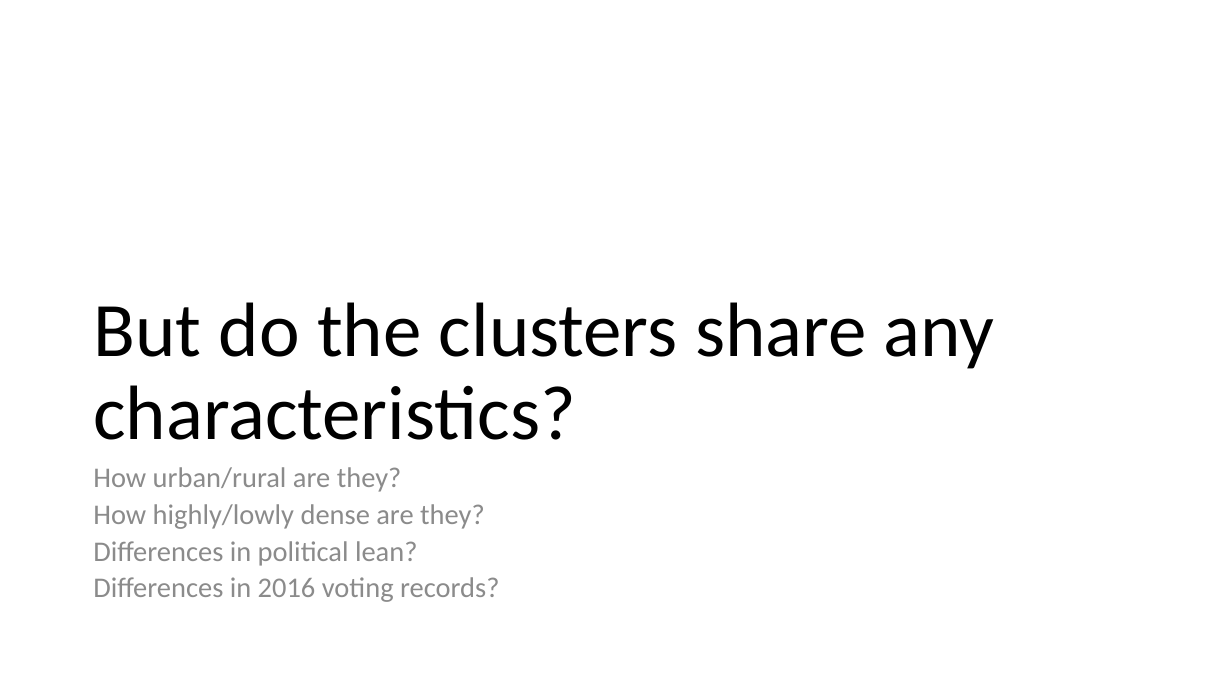
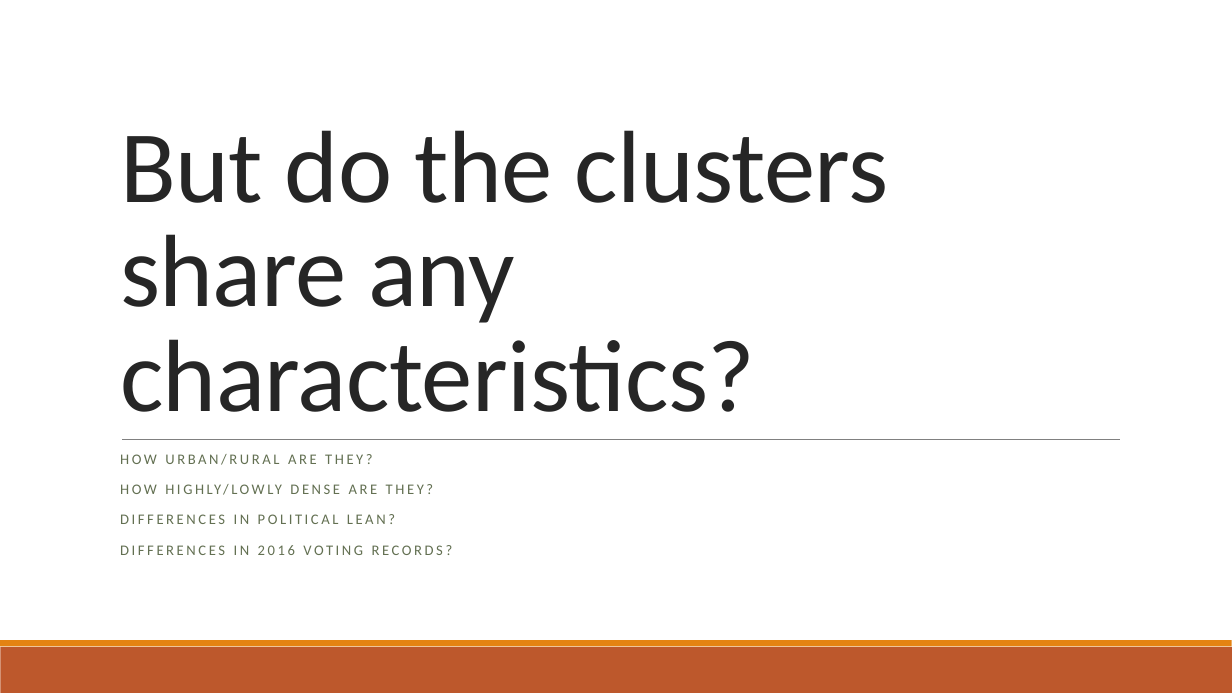
Before and after one commit to lobodemonte/big-data-for-public-policy, a slide deck: slide 8 of final/presentation.pptx (slide 6 before the commit). Drawn at 1232x693 pixels with LibreOffice and Linux fonts; fonts in the diff are those of the drawing. Boxes give left, top, right and bottom in pixels: in the first picture for what was removed or moved away, otherwise in the second. Text is boxed around its words. In the diff, an @@ line names an element or a change of style, - is before the commit and + after.

```diff
--- a/final/presentation.pptx
+++ b/final/presentation.pptx
@@ title "But do the clusters share ...": place and size @@
-title "But do the clusters share ..." at [93, 302, 995, 440]
+title "But do the clusters share ..." at [120, 130, 888, 412]
@@ title "But do the clusters share ..." at [120, 130, 888, 412]: size 60 to 80 pt, text colour #000000 to #262626, letter spacing 0 to -0.5 pt; line spacing 0.9 to 0.85 @@
@@ line added from (122, 439) to (1120, 439), #808080 0.5 pt @@
@@ text at [120, 454, 453, 555]: text changed; size 22.2 to 11.4 pt; text colour #8C8C8C to #637052 @@
-How urban/rural are they?
-How highly/lowly dense are they?
-Differences in political lean?
-Differences in 2016 voting records?
+HOW URBAN/RURAL ARE THEY?
+HOW HIGHLY/LOWLY DENSE ARE THEY?
+DIFFERENCES IN POLITICAL LEAN?
+DIFFERENCES IN 2016 VOTING RECORDS?
@@ rectangle added at [0, 647, 1232, 693], fill #BD582C @@
@@ rectangle added at [0, 640, 1232, 647], fill #E48312 @@
```
Also in this commit, not shown: 10 other slides changed, 3 slides added, 3 slides removed, 1 other file.
